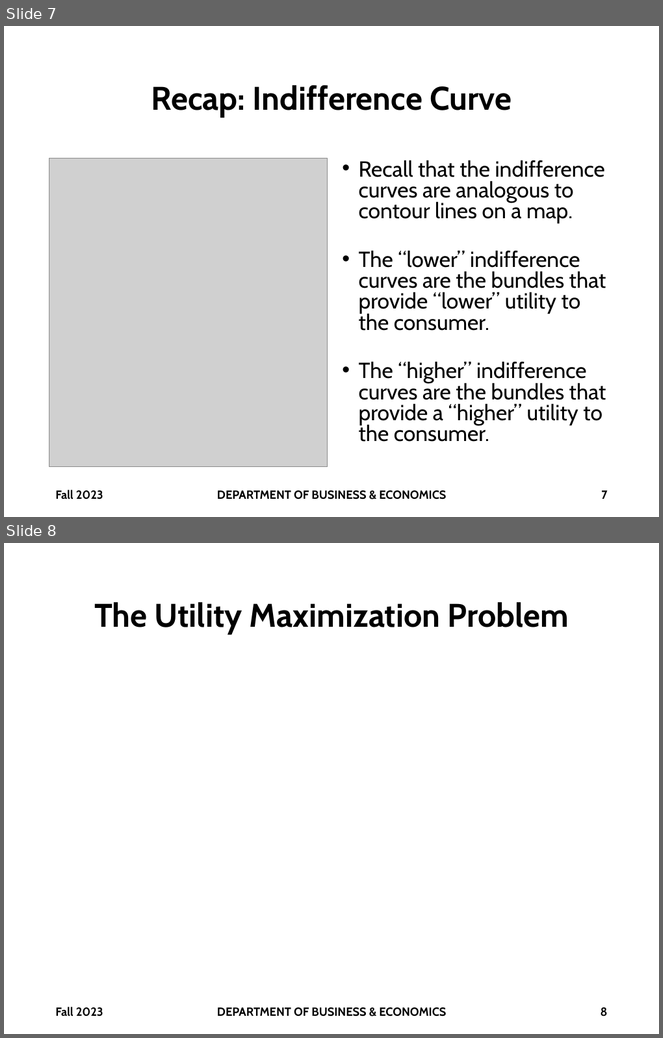
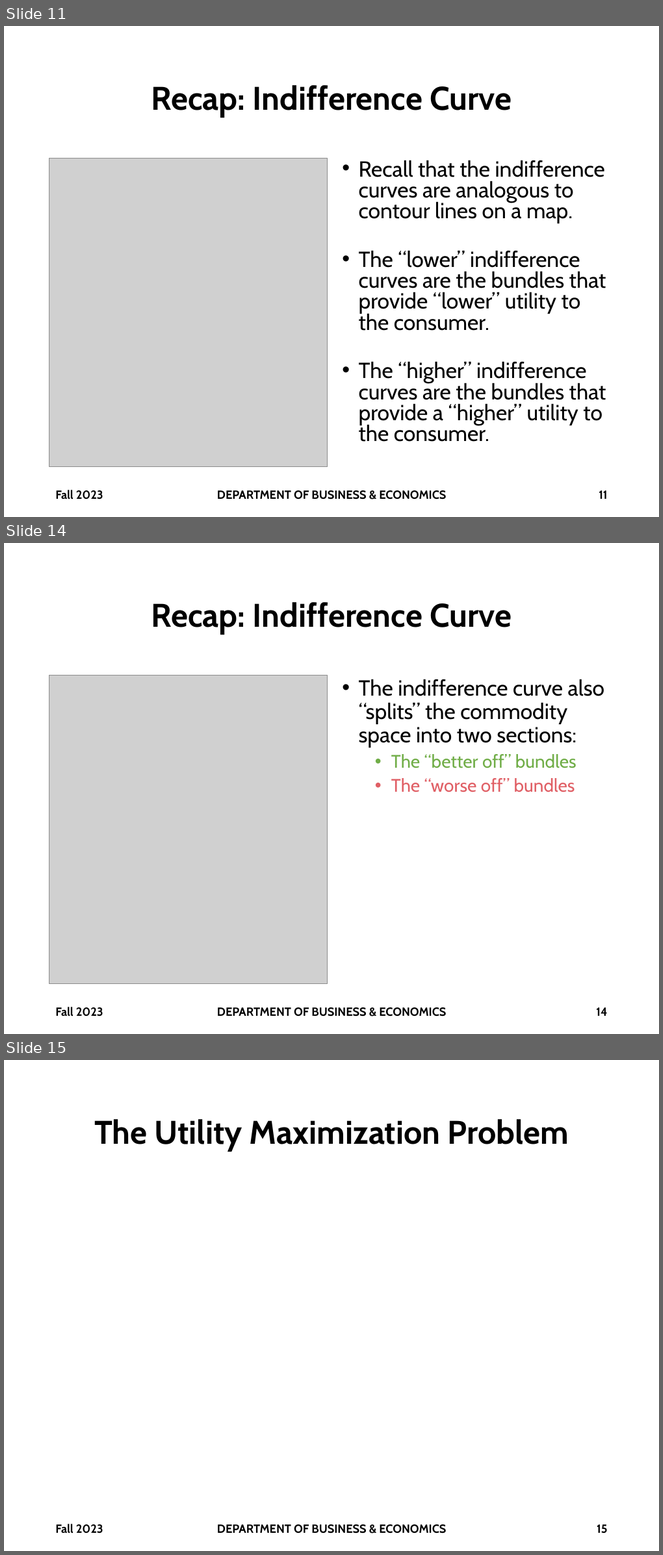
Before and after one commit to brianhwpark/brianhwpark.github.io, a slide deck: files/teaching-resources/monmouthcollege-econ-300/ECON300-LEC08.pptx. Shown one above the other, each under a label of ours: slides 7 and 8 before the commit, slides 11, 14 and 15 after it; the slides between them are not shown. The pictures are 663x1038 and 663x1555 pixels, drawn with LibreOffice and Linux fonts; fonts in the diff are those of the drawing; grey boxes stand for pictures; background and template pictures are left out. Boxes give left, top, right and bottom in pixels: in the first picture for what was removed or moved away, otherwise in the second. Text is boxed around its words. In the diff, an @@ line names an element or a change of style, - is before the commit and + after.

```diff
--- a/files/teaching-resources/monmouthcollege-econ-300/ECON300-LEC08.pptx
+++ b/files/teaching-resources/monmouthcollege-econ-300/ECON300-LEC08.pptx
@@ slide 14 added at [4,543,659,1034], background #FFFFFF @@
@@ title added at [152,602,512,634], 36 pt, text #000000, bold @@
+Recap: Indifference Curve
@@ picture added at [50,675,328,984] @@
@@ text added at [359,679,605,793], 24 pt, text #000000 @@
+• The indifference curve also “splits” the commodity space into two sections:
+  • The “better off” bundles
+  • The “worse off” bundles
@@ text added at [55,1007,103,1017], 13 pt, text #000000, bold @@
+Fall 2023
@@ text added at [217,1008,446,1017], 13 pt, text #000000, bold @@
+DEPARTMENT OF BUSINESS & ECONOMICS
@@ page number added at [596,1008,607,1016], 13 pt, text #000000, bold @@
+14
@@ what was slide 7 is now slide 11 @@
@@ page number at [599,491,607,499]: text changed @@
-7
+11
@@ what was slide 8 is now slide 15 @@
@@ page number at [597,1525,607,1533]: text changed @@
-8
+15
```
Also in this commit, not shown: 5 slides changed, 8 other slides added, 7 other files.
